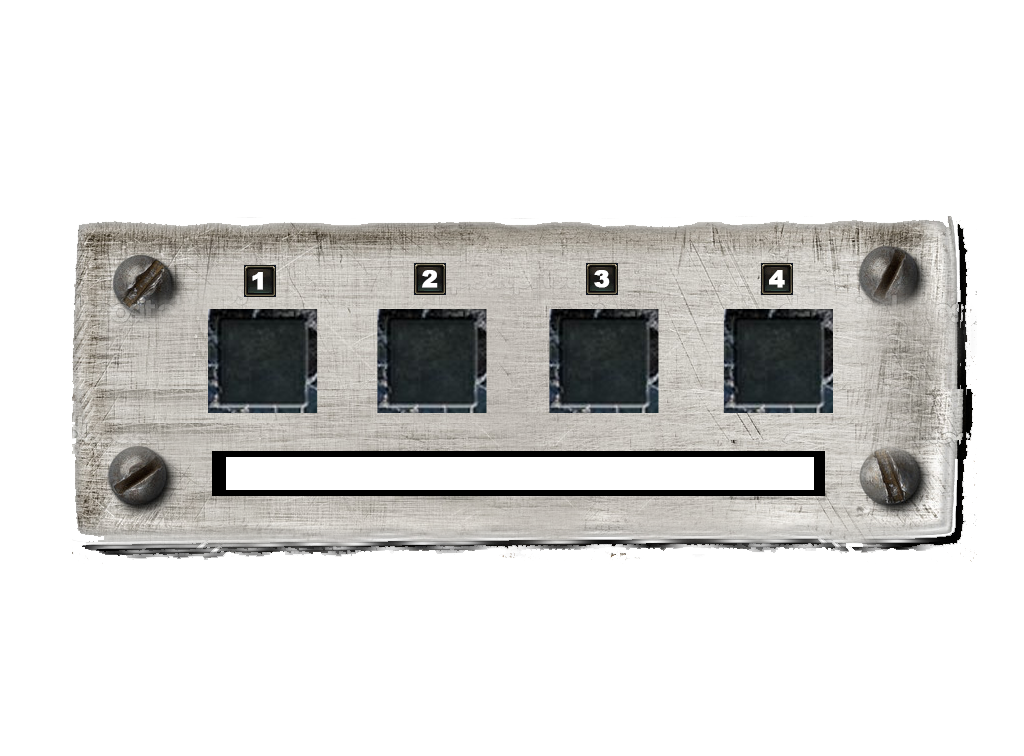
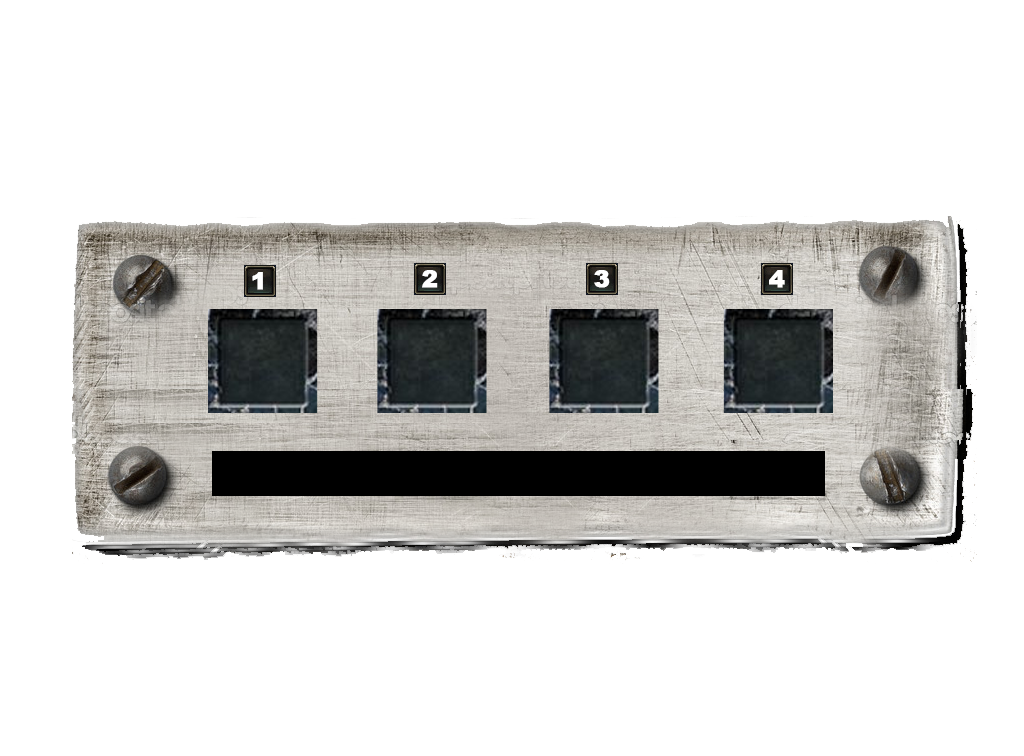
Before/after of a 1024 × 756 layered artwork. What changed in the layer stack:
hid "Rectangle 4" over [left=226, top=457, right=814, bottom=490]
